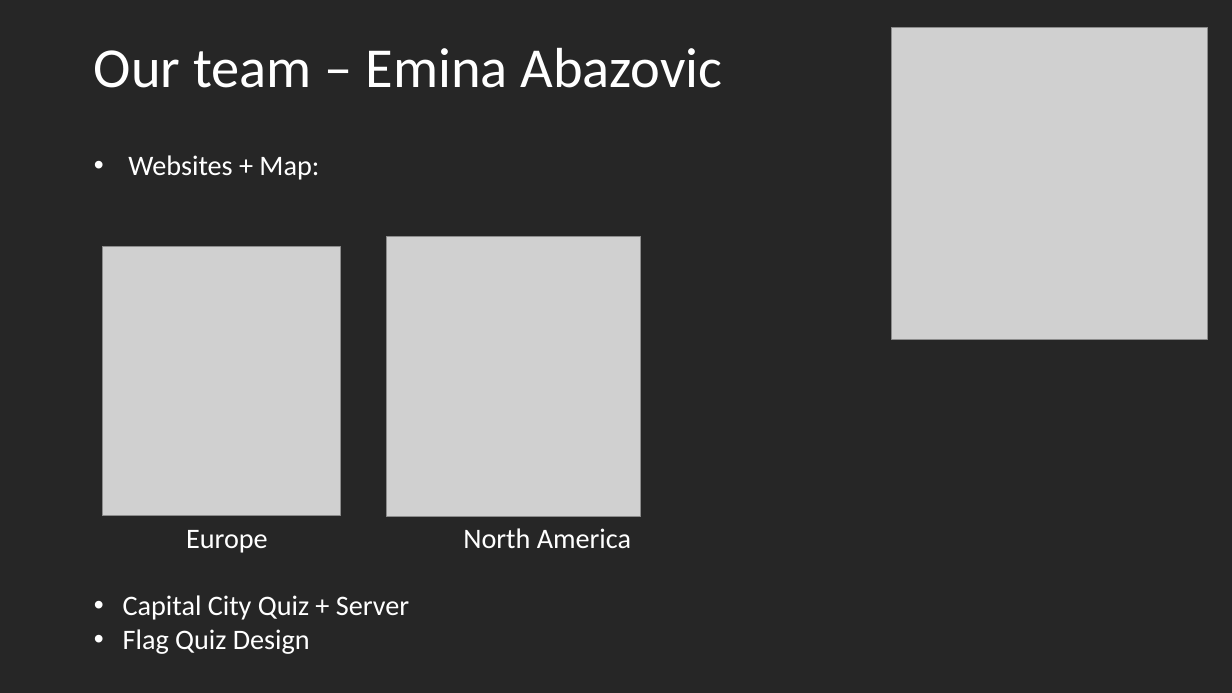
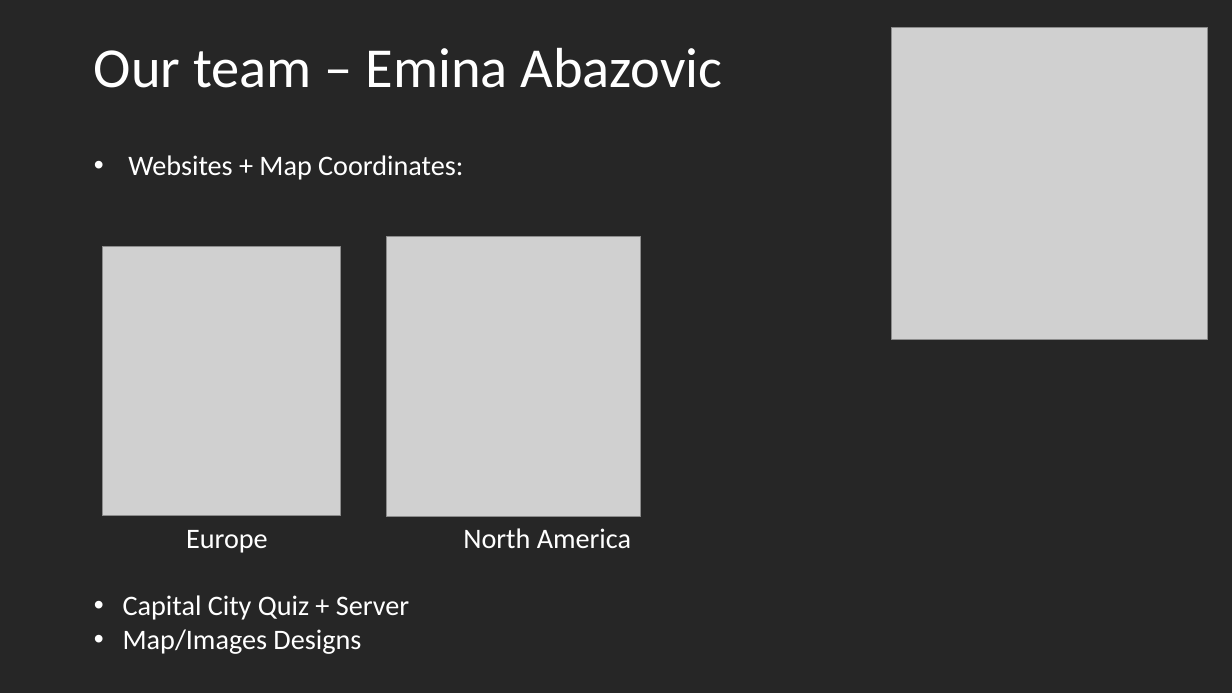
Before and after one commit to WMC-AHIF-2021/WorldTour, a slide deck: slide 2 of WorldTour.pptx. Drawn at 1232x693 pixels with LibreOffice and Linux fonts; fonts in the diff are those of the drawing; grey boxes stand for pictures. Boxes give left, top, right and bottom in pixels: in the first picture for what was removed or moved away, otherwise in the second. Text is boxed around its words. In the diff, an @@ line names an element or a change of style, - is before the commit and + after.

```diff
--- a/WorldTour.pptx
+++ b/WorldTour.pptx
@@ text at box(128, 155, 463, 180): text changed @@
-• Websites + Map:
+• Websites + Map Coordinates:
@@ text at box(123, 629, 361, 654): text changed @@
-• Flag Quiz Design
+• Map/Images Designs
```
Also in this commit, not shown: 3 other slides changed.
